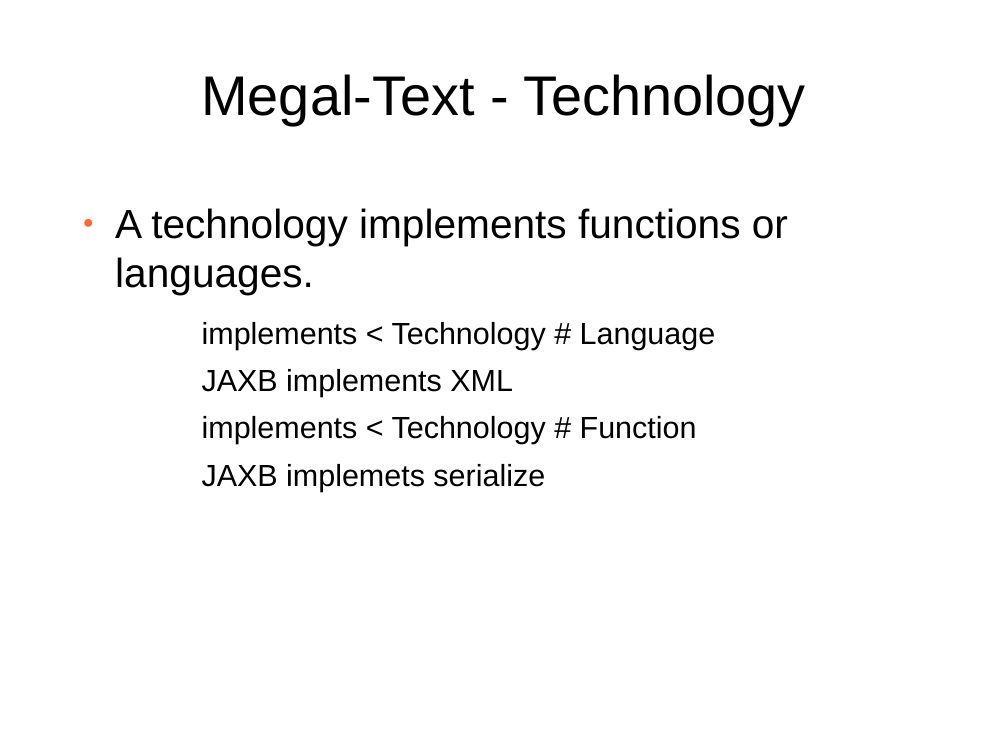
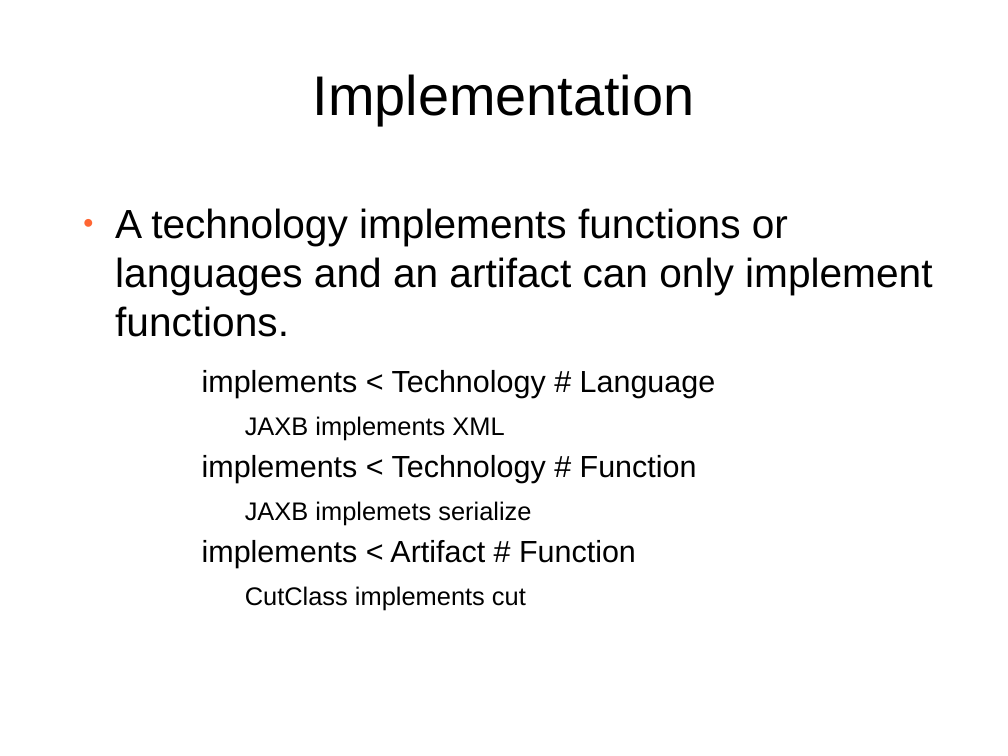
Before and after one commit to softlang/megalib, a slide deck: slide 26 of docs/LanguageDescription.odp (slide 23 before the commit). Drawn at 1008x756 pixels with LibreOffice and Linux fonts; fonts in the diff are those of the drawing; background and template pictures are left out. Boxes give left, top, right and bottom in pixels: in the first picture for what was removed or moved away, otherwise in the second. Text is boxed around its words. In the diff, an @@ line names an element or a change of style, - is before the commit and + after.

```diff
--- a/docs/LanguageDescription.odp
+++ b/docs/LanguageDescription.odp
@@ title at (313,74,695,125): text changed @@
-Megal-Text - Technology
+Implementation
@@ text at (115,208,932,337): text changed @@
-● A technology implements functions or languages.
+● A technology implements functions or languages and an artifact can only implement functions.
@@ text at (245,416,531,525): size 24 to 20 pt in "JAXB implements XML", "JAXB implemets serialize"; bullet − to ●; list level 3 to 4 in "JAXB implements XML"; list level 3 to 4 in "JAXB implemets serialize" @@
@@ text at (202,540,636,610): paragraphs added @@
+    − implements < Artifact # Function
+      ● CutClass implements cut
```
Also in this commit, not shown: 35 other slides changed, 14 slides added, 4 slides removed, 2 other files.
